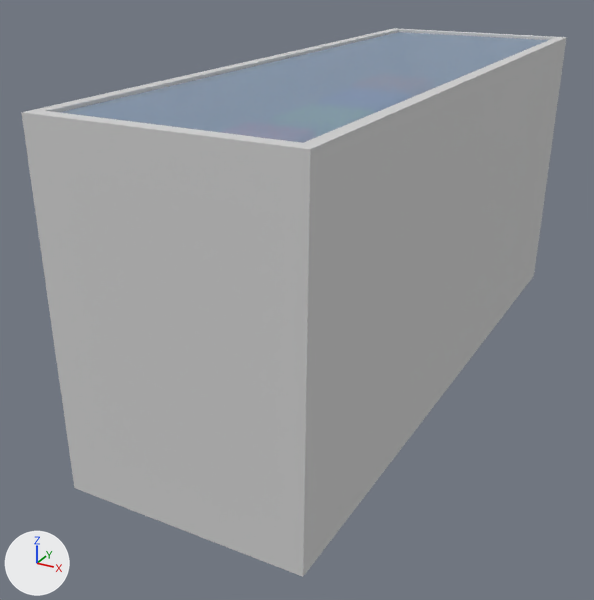
An edit to the glTF model theroom/excersizes/souvenirbutik/fryser.gltf, drawn before and after from the same camera.
The view is the same before and after, from a 50 mm camera at (1.99, -4.5, 2.67) aimed at (-0.35, -0.24, 0.54). The lights are fixed; the arrows at lower left show +X, +Y and +Z. Where no turn or scale is listed for an object, it has been applied to the vertices.

Before the edit, the objects in view are built like this:
```python
mat_material = principled_material('Material')
mat_material.base_color = (0.64, 0.64, 0.64)  # light grey #d1d1d1
mat_material.roughness = 1.0
me_cube = bpy.data.meshes.new('Cube')
me_cube.from_pydata(...)  # 16 vertices, 28 faces; spans x -0.7..0.7, y -2.07..2.07, z -0.98..0.98
me_cube.materials.append(mat_material)  # light grey #d1d1d1
me_cube_001 = bpy.data.meshes.new('Cube.001')
me_cube_001.from_pydata(...)  # a box spanning x -1.0..1.0, y -1.0..1.0, z -1.0..1.0
me_cube_001.materials.append(mat_material_001)  # blue #9cb5d1
ob_cube = bpy.data.objects.new('Cube', me_cube)
ob_cube.location = (-0.073, 0.143, 1.005)
ob_glass = bpy.data.objects.new('glass', me_cube_001)
ob_glass.location = (-0.07, 0.14, 1.957)
ob_glass.scale = (0.66, 2.02, 0.00677)
```
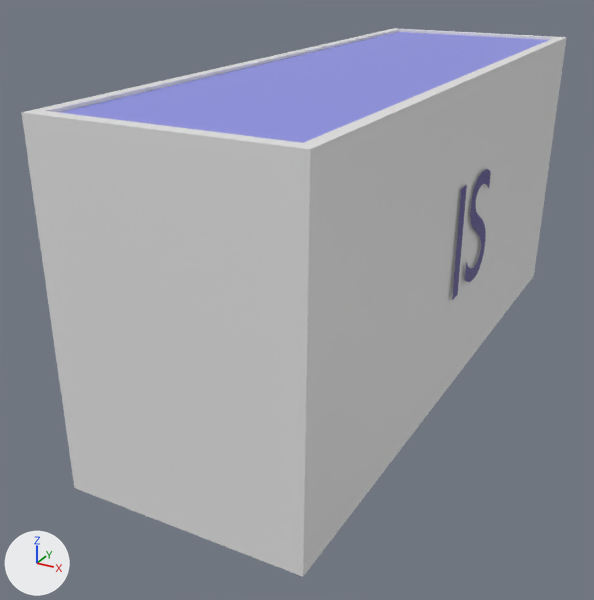
The change, as a diff of the scene's bpy script:
```diff
--- a/theroom/excersizes/souvenirbutik/fryser.gltf.py
+++ b/theroom/excersizes/souvenirbutik/fryser.gltf.py
@@ mat_material @@
 mat_material = principled_material('Material')
-mat_material.base_color = (0.64, 0.64, 0.64)  # light grey #d1d1d1
+mat_material.base_color = (0.8, 0.8, 0.8)  # white #e7e7e7
 mat_material.roughness = 1.0
@@ mat_material_004 @@
+mat_material_004 = principled_material('Material.004')
+mat_material_004.base_color = (0.0648, 0.0467, 0.258)  # blue #483d8b
@@ me_cube_031 @@
+me_cube_031.from_pydata(...)  # a box spanning x -1.0..1.0, y -1.0..1.0, z -1.0..1.0
+me_cube_031.materials.append(mat_material_016)  # blue #8285d1
@@ me_cutext_000 @@
+me_cutext_000.from_pydata(...)  # 126 vertices, 122 faces; spans x 0.0, y -0.278..0.322, z -0.009..0.691
+me_cutext_000.materials.append(mat_material_004)  # blue #483d8b
@@ ob_glass @@
-ob_glass = bpy.data.objects.new('glass', me_cube_001)
+ob_glass = bpy.data.objects.new('glass', me_cube_031)
 ob_glass.location = (-0.07, 0.14, 1.957)
@@ ob_text @@
+ob_text = bpy.data.objects.new('Text', me_cutext_000)
+ob_text.location = (0.639, 0.139, 0.707)
```

Boxes (x1, y1, x2, y2) around the edits, measured in the pictures (594 x 600 px):
'Cube', recoloured: (21, 28, 567, 577) in both
'glass', recoloured: (60, 32, 548, 143) in both
'Text', added (blue): after (452, 169, 491, 300)
